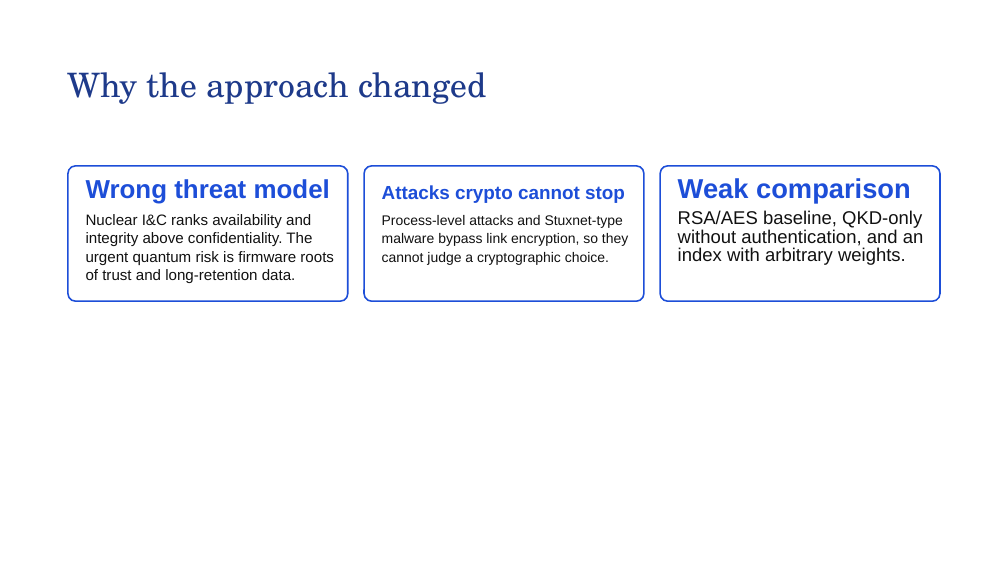
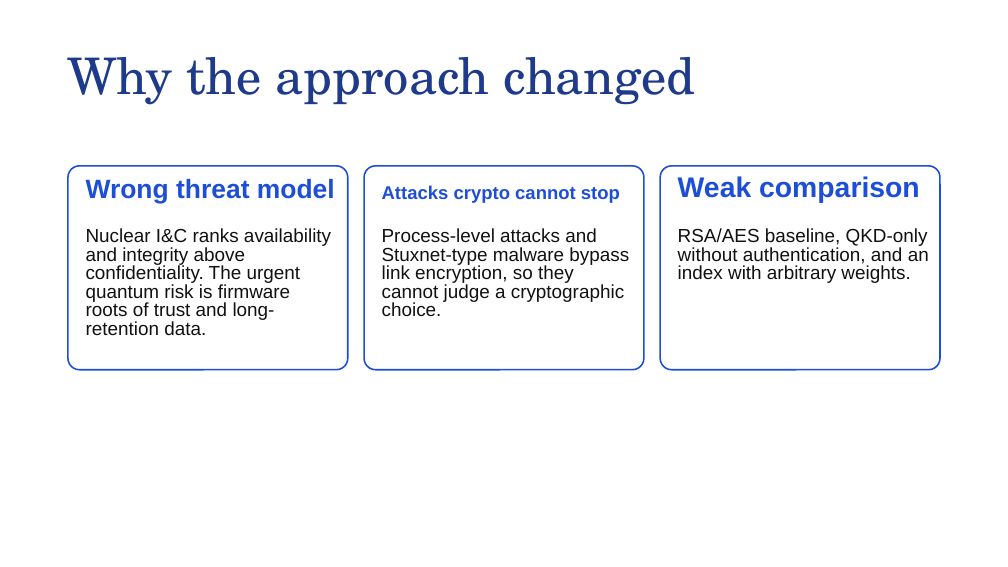
Before and after one commit to SAMeh-ZAGhloul/QRNF_True_Randomness_Tests, a slide deck: slide 2 of Docs/Zone-Wise PQC and QKD for SMR Control Systems.pptx. Drawn at 1008x567 pixels with LibreOffice and Linux fonts; fonts in the diff are those of the drawing. Boxes give left, top, right and bottom in pixels: in the first picture for what was removed or moved away, otherwise in the second. Text is boxed around its words. In the diff, an @@ line names an element or a change of style, - is before the commit and + after.

```diff
--- a/Docs/Zone-Wise PQC and QKD for SMR Control Systems.pptx
+++ b/Docs/Zone-Wise PQC and QKD for SMR Control Systems.pptx
@@ title "Why the approach changed" at [67,57,695,105]: size 32 to 48 pt @@
@@ rounded rectangle: place and size @@
-rounded rectangle at [68,166,348,301]
+rounded rectangle at [68,166,348,370]
@@ text "Wrong threat model" at [86,179,335,203]: size 24.7 to 25.2 pt @@
@@ rounded rectangle: place and size @@
-rounded rectangle at [364,166,644,301]
+rounded rectangle at [364,166,644,370]
@@ rounded rectangle: place and size @@
-rounded rectangle at [660,166,940,301]
+rounded rectangle at [660,166,940,370]
@@ text "Weak comparison" at [678,176,920,203]: size 26 to 27 pt @@
@@ text "Attacks crypto cannot stop" at [382,185,620,203]: size 18 to 17.6 pt @@
@@ text "Nuclear I&C ranks availability and ..." at [86,228,331,335]: size 14.4 to 18 pt @@
@@ text "Process-level attacks and Stuxnet-type malware ..." at [382,228,629,316]: size 13.3 to 18 pt @@
@@ text "RSA/AES baseline, QKD-only without authentication, ..." at [678,228,929,283]: size 17.6 to 18 pt @@
```
Also in this commit, not shown: 1 other slide changed, 2 other files.
